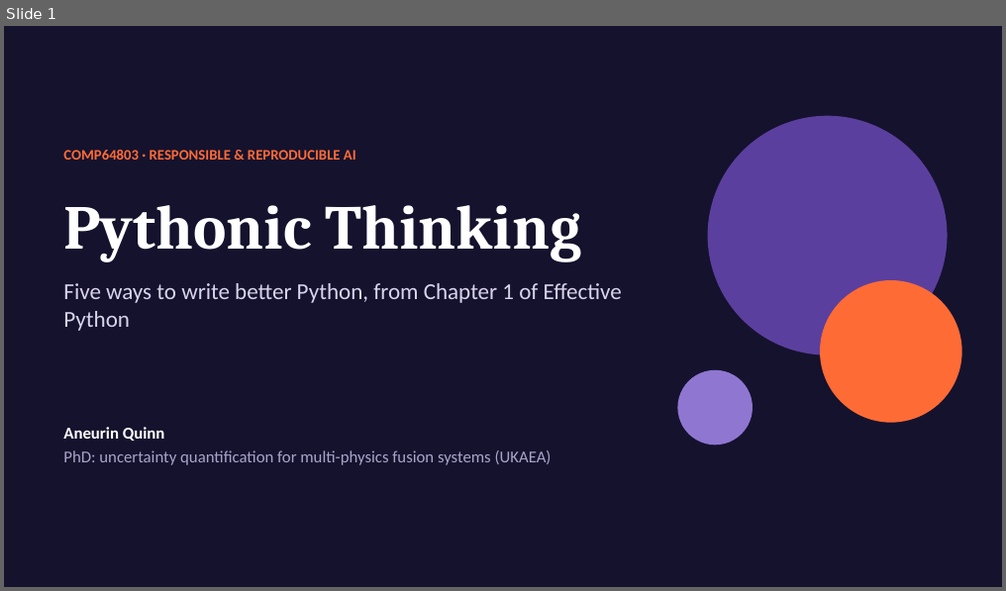
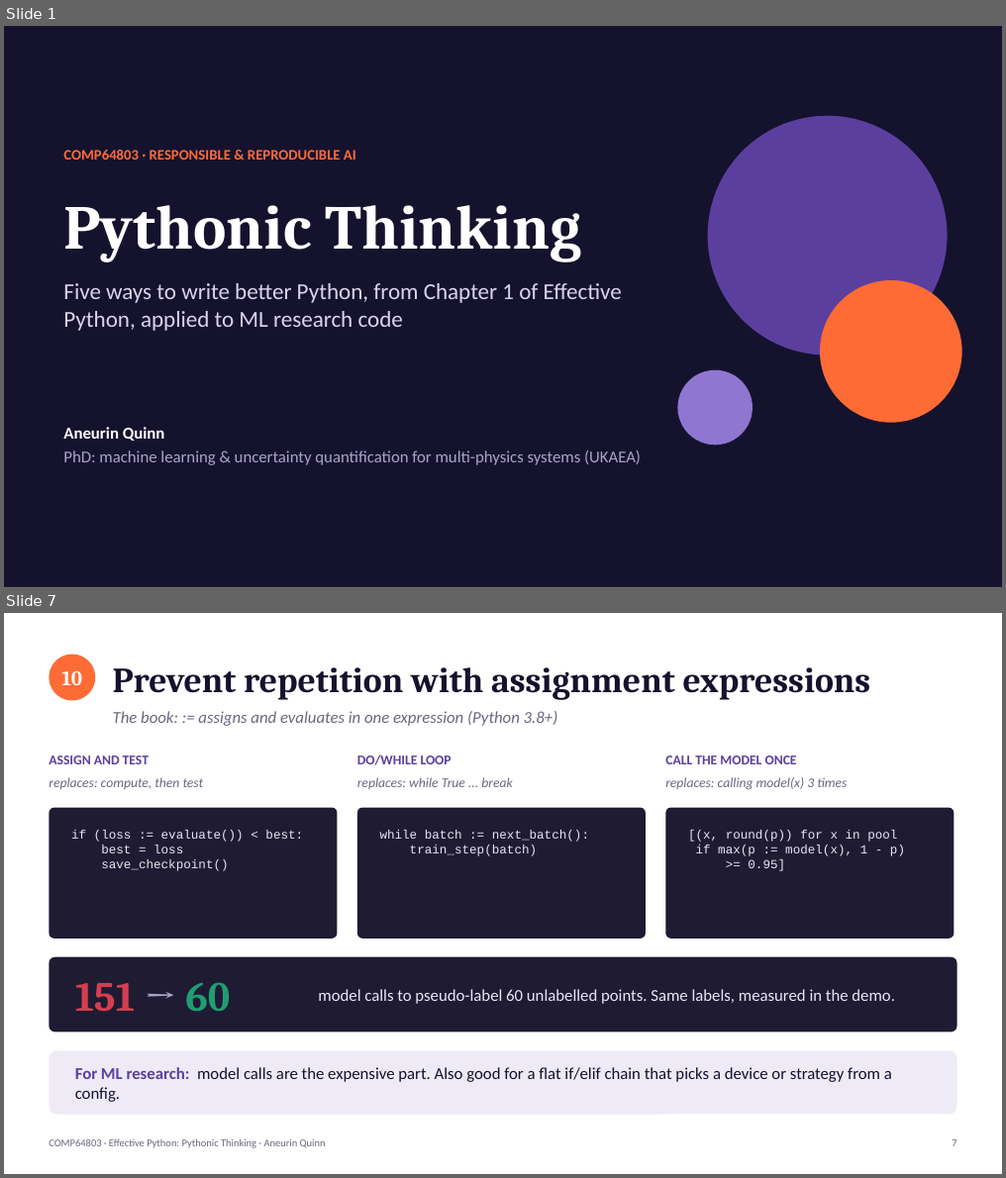
Before and after one commit to mingfeisun/COMP64803-Responsible-Reproducible-AI, a slide deck: cohort-2026/Aneurin_Quinn/Effective_Python/Pythonic_Thinking_AQ.pptx. Shown one above the other, each under a label of ours: slide 1 before the commit, slides 1 and 7 after it; the slides between them are not shown. The pictures are 1006x591 and 1006x1178 pixels, drawn with LibreOffice and Linux fonts; fonts in the diff are those of the drawing. Boxes give left, top, right and bottom in pixels: in the first picture for what was removed or moved away, otherwise in the second. Text is boxed around its words. In the diff, an @@ line names an element or a change of style, - is before the commit and + after.

```diff
--- a/cohort-2026/Aneurin_Quinn/Effective_Python/Pythonic_Thinking_AQ.pptx
+++ b/cohort-2026/Aneurin_Quinn/Effective_Python/Pythonic_Thinking_AQ.pptx
@@ slide 7 added at [4, 613, 1002, 1174], background #FFFFFF @@
@@ ellipse added at [49, 655, 95, 700], fill #FF6B35, 20 pt, text #FFFFFF, bold @@
+10
@@ text added at [113, 667, 871, 700], 34 pt, text #15122E, bold @@
+Prevent repetition with assignment expressions
@@ text added at [113, 711, 558, 726], 16 pt, text #6B6780, italic @@
+The book: := assigns and evaluates in one expression (Python 3.8+)
@@ text added at [49, 756, 149, 764], 13 pt, text #5B3F9E, bold @@
+ASSIGN AND TEST
@@ text added at [357, 755, 451, 765], 13 pt, text #5B3F9E, bold @@
+DO/WHILE LOOP
@@ text added at [665, 756, 797, 764], 13 pt, text #5B3F9E, bold @@
+CALL THE MODEL ONCE
@@ text added at [49, 777, 204, 789], 13 pt, text #6B6780, italic @@
+replaces: compute, then test
@@ text added at [357, 777, 512, 789], 13 pt, text #6B6780, italic @@
+replaces: while True ... break
@@ text added at [665, 777, 846, 790], 13 pt, text #6B6780, italic @@
+replaces: calling model(x) 3 times
@@ rounded rectangle added at [49, 808, 338, 939], fill #1E1B33 @@
@@ rounded rectangle added at [357, 808, 646, 939], fill #1E1B33 @@
@@ rounded rectangle added at [665, 808, 954, 939], fill #1E1B33 @@
@@ text added at [71, 830, 303, 871], 12 pt, text #E8E6F2 @@
+if (loss := evaluate()) < best:
+best = loss
+save_checkpoint()
@@ text added at [380, 830, 589, 857], 12 pt, text #E8E6F2 @@
+while batch := next_batch():
+train_step(batch)
@@ text added at [688, 830, 905, 871], 12 pt, text #E8E6F2 @@
+[(x, round(p)) for x in pool
+if max(p := model(x), 1 - p)
+>= 0.95]
@@ rounded rectangle added at [49, 958, 957, 1032], fill #1E1B33 @@
@@ text added at [75, 982, 230, 1012], 40 pt, text #D63E50, bold @@
+151 → 60
@@ text added at [318, 989, 895, 1004], 16 pt, text #E8E6F2 @@
+model calls to pseudo-label 60 unlabelled points. Same labels, measured in the demo.
@@ rounded rectangle added at [49, 1051, 957, 1115], fill #EEEBF7 @@
@@ text added at [75, 1067, 892, 1102], 16 pt, text #15122E @@
+For ML research: model calls are the expensive part. Also good for a flat if/elif chain that picks a device or strategy from a config.
@@ text added at [49, 1140, 326, 1149], 10 pt, text #6B6780 @@
+COMP64803 · Effective Python: Pythonic Thinking · Aneurin Quinn
@@ text added at [951, 1140, 956, 1147], 10 pt, text #6B6780 @@
+7
@@ slide 1 changed as well @@
@@ text at [63, 283, 622, 331]: text changed @@
-Five ways to write better Python, from Chapter 1 of Effective Python
+Five ways to write better Python, from Chapter 1 of Effective Python, applied to ML research code
@@ text at [63, 451, 641, 466]: text changed @@
-PhD: uncertainty quantification for multi-physics fusion systems (UKAEA)
+PhD: machine learning & uncertainty quantification for multi-physics systems (UKAEA)
```
Also in this commit, not shown: 7 other slides changed, 1 other slide added, 2 slides removed, 8 other files.
